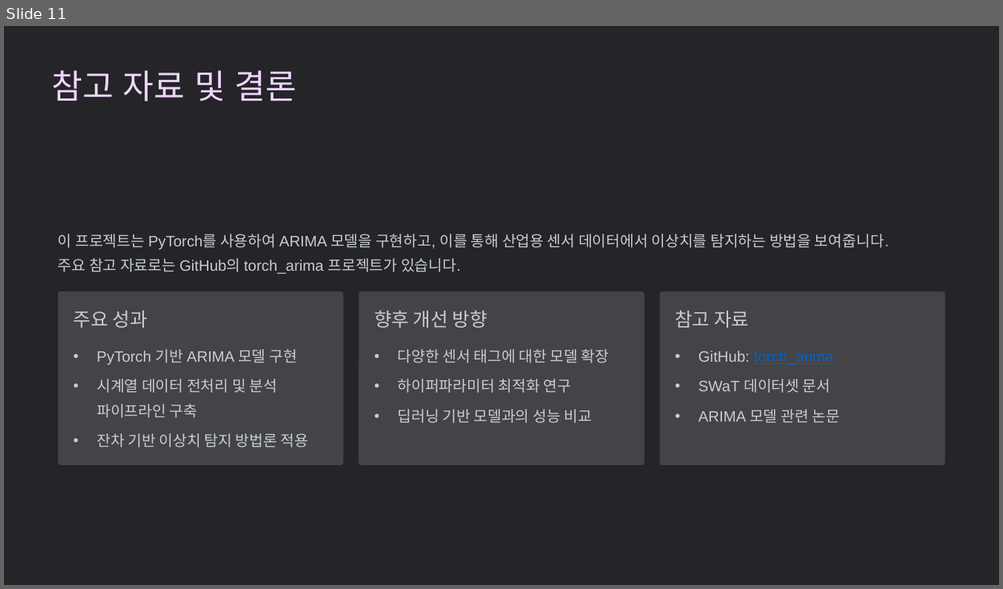
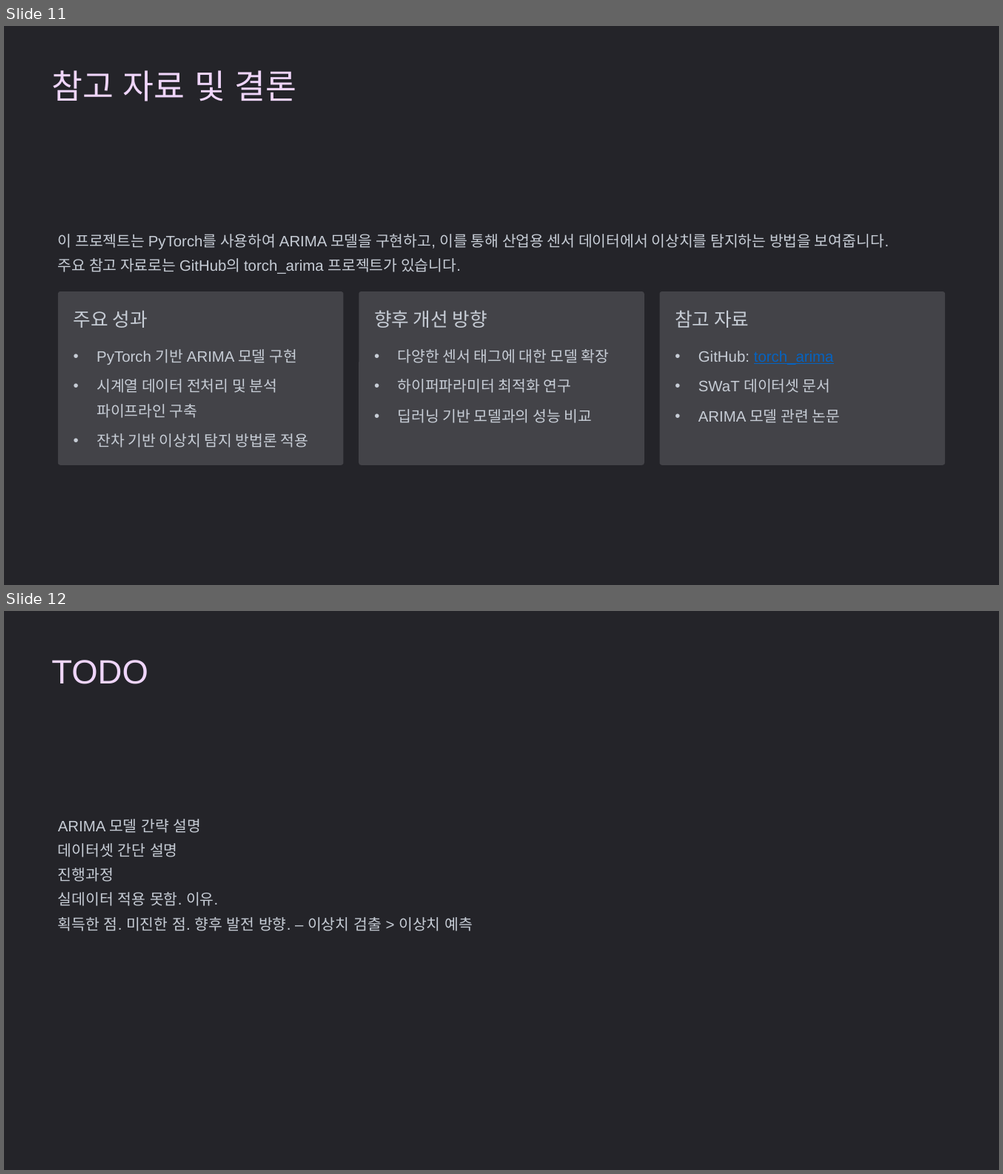
Before and after one commit to dhkeum9886/kmu-deeplearning, a slide deck: 과제/딥러닝특론_8주차과제_K2025029_금동환.pptx. Shown one above the other, each under a label of ours: slide 11 before the commit, slides 11 and 12 after it. The pictures are 1003x589 and 1003x1174 pixels, drawn with LibreOffice and Linux fonts; fonts in the diff are those of the drawing; background and template pictures are left out. Boxes give left, top, right and bottom in pixels: in the first picture for what was removed or moved away, otherwise in the second. Text is boxed around its words. In the diff, an @@ line names an element or a change of style, - is before the commit and + after.

Commit message:
1111

```diff
--- a/과제/딥러닝특론_8주차과제_K2025029_금동환.pptx
+++ b/과제/딥러닝특론_8주차과제_K2025029_금동환.pptx
@@ slide 12 added at [4, 611, 999, 1170], background #FFFFFF; not listed: 1 template element that a slide beside it also shows @@
@@ text added at [51, 660, 148, 684], 39 pt, text #EFD5FA @@
+TODO
@@ text added at [58, 819, 472, 931], 17.5 pt, text #C7CDD6 @@
+ARIMA 모델 간략 설명
+데이터셋 간단 설명
+진행과정
+실데이터 적용 못함. 이유.
+획득한 점. 미진한 점. 향후 발전 방향. – 이상치 검출 > 이상치 예측
```
